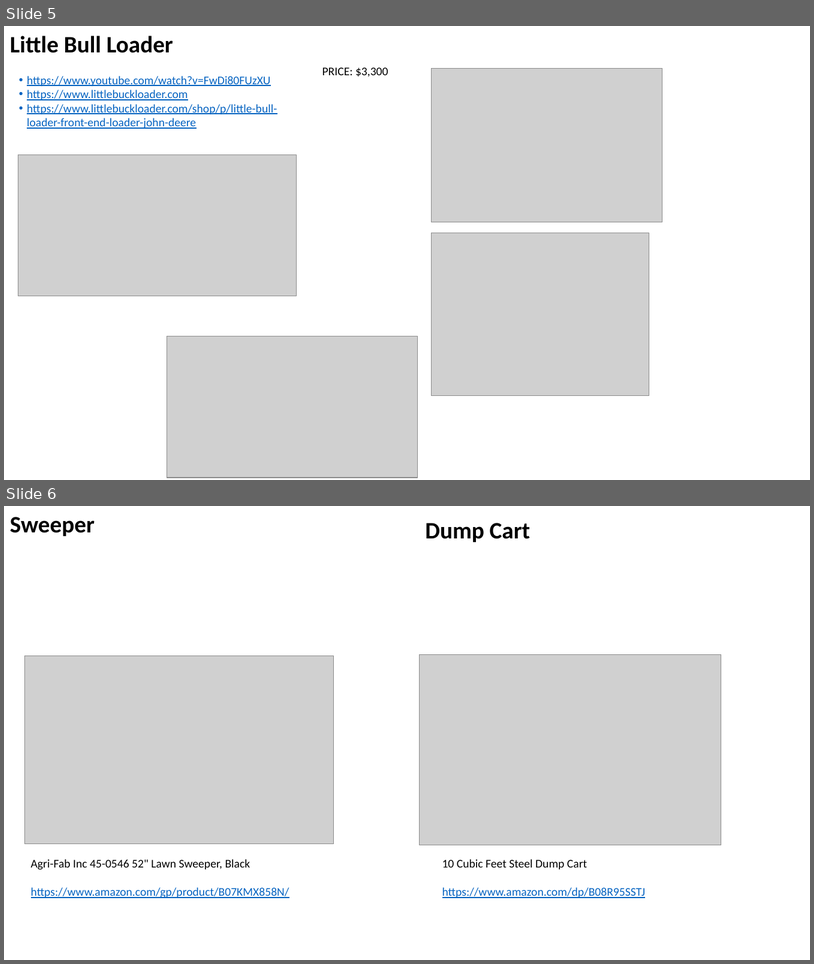
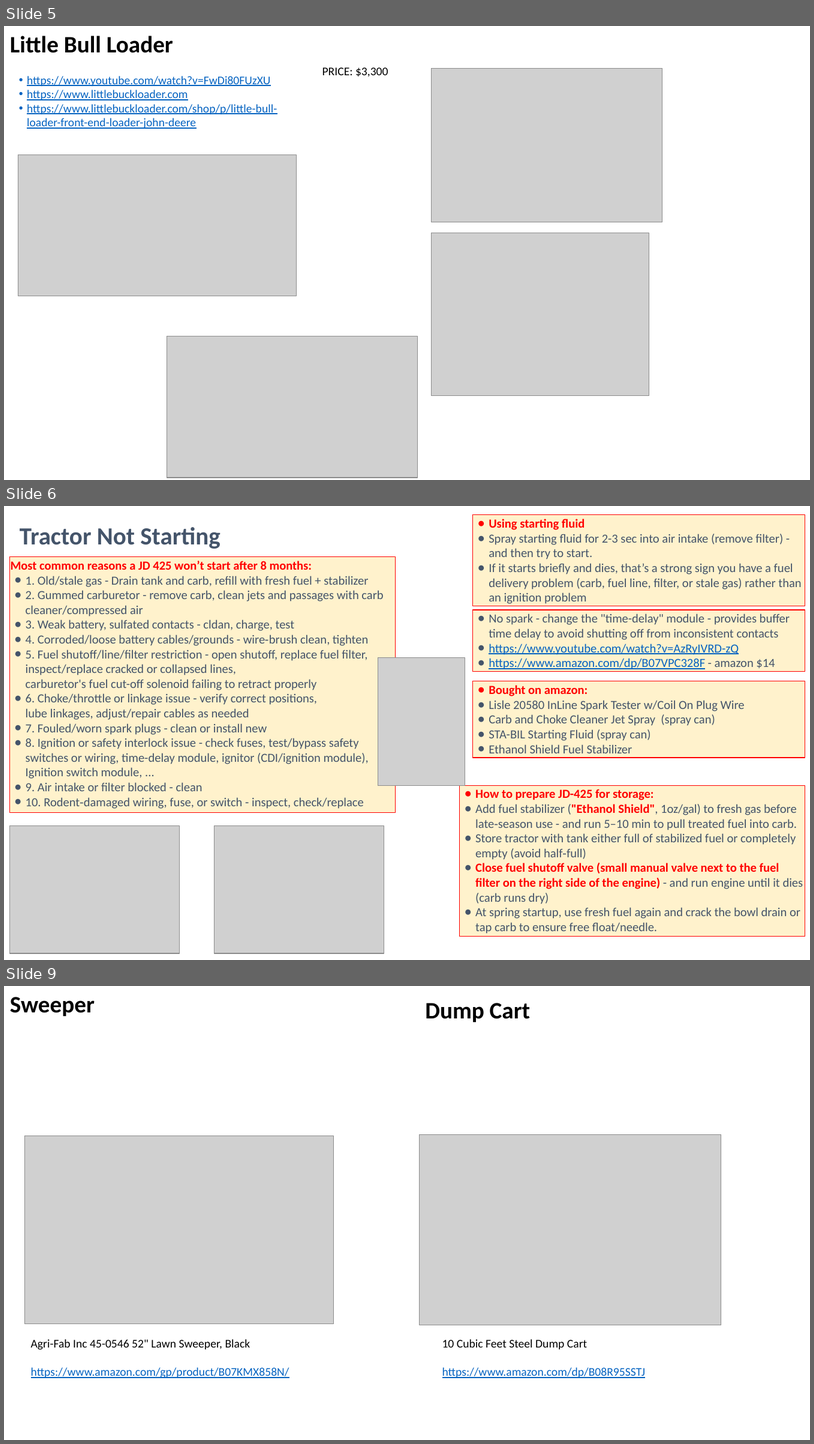
Before and after one commit to lselector/misc_farm, a slide deck: tractor_jd_425.pptx. Shown one above the other, each under a label of ours: slides 5 and 6 before the commit, slides 5, 6 and 9 after it; the slides between them are not shown. The pictures are 814x964 and 814x1444 pixels, drawn with LibreOffice and Linux fonts; fonts in the diff are those of the drawing; grey boxes stand for pictures. Boxes give left, top, right and bottom in pixels: in the first picture for what was removed or moved away, otherwise in the second. Text is boxed around its words. In the diff, an @@ line names an element or a change of style, - is before the commit and + after.

Commit message:
update

```diff
--- a/tractor_jd_425.pptx
+++ b/tractor_jd_425.pptx
@@ slide 6 added at [4, 506, 810, 960], background #FFFFFF @@
@@ rectangle added at [473, 515, 806, 606], fill #FFF2CC, outline #FF0000 0.75 pt, 14.7 pt, text #44546A @@
+● Using starting fluid
+● Spray starting fluid for 2-3 sec into air intake (remove filter) - and then try to start.
+● If it starts briefly and dies, that’s a strong sign you have a fuel delivery problem (carb, fuel line, filter, or stale gas) rather than an ignition problem
@@ text added at [20, 527, 220, 549], 29.3 pt, text #44546A, bold @@
+Tractor Not Starting
@@ rectangle added at [9, 557, 396, 812], fill #FFF2CC, outline #FF0000 0.75 pt, 14.7 pt, text #44546A @@
+Most common reasons a JD 425 won’t start after 8 months:
+● 1. Old/stale gas - Drain tank and carb, refill with fresh fuel + stabilizer
+● 2. Gummed carburetor - remove carb, clean jets and passages with carb cleaner/compressed air
+● 3. Weak battery, sulfated contacts - cldan, charge, test
+● 4. Corroded/loose battery cables/grounds - wire‑brush clean, tighten
+● 5. Fuel shutoff/line/filter restriction - open shutoff, replace fuel filter, inspect/replace cracked or collapsed lines,
+  carburetor's fuel cut-off solenoid failing to retract properly
+● 6. Choke/throttle or linkage issue - verify correct positions,
+  lube linkages, adjust/repair cables as needed
+● 7. Fouled/worn spark plugs - clean or install new
+● 8. Ignition or safety interlock issue - check fuses, test/bypass safety switches or wiring, time-delay module, ignitor (CDI/ignition module), Ignition switch module, ...
+● 9. Air intake or filter blocked - clean
+● 10. Rodent‑damaged wiring, fuse, or switch - inspect, check/replace
@@ rectangle added at [473, 610, 806, 671], fill #FFF2CC, outline #FF0000 0.75 pt, 14.7 pt, text #44546A @@
+● No spark - change the "time-delay" module - provides buffer time delay to avoid shutting off from inconsistent contacts
+● https://www.youtube.com/watch?v=AzRyIVRD-zQ
+● https://www.amazon.com/dp/B07VPC328F - amazon $14
@@ picture added at [378, 658, 465, 786] @@
@@ rectangle added at [473, 681, 806, 757], fill #FFF2CC, outline #FF0000 0.75 pt, 14.7 pt, text #44546A @@
+● Bought on amazon:
+● Lisle 20580 InLine Spark Tester w/Coil On Plug Wire
+● Carb and Choke Cleaner Jet Spray (spray can)
+● STA-BIL Starting Fluid (spray can)
+● Ethanol Shield Fuel Stabilizer
@@ rectangle added at [460, 785, 806, 936], fill #FFF2CC, outline #FF0000 0.75 pt, 14.7 pt, text #44546A @@
+● How to prepare JD-425 for storage:
+● Add fuel stabilizer ("Ethanol Shield", 1oz/gal) to fresh gas before late‑season use - and run 5–10 min to pull treated fuel into carb.
+● Store tractor with tank either full of stabilized fuel or completely empty (avoid half‑full)
+● Close fuel shutoff valve (small manual valve next to the fuel filter on the right side of the engine) - and run engine until it dies (carb runs dry)
+● At spring startup, use fresh fuel again and crack the bowl drain or tap carb to ensure free float/needle.
@@ picture added at [9, 825, 179, 953] @@
@@ picture added at [214, 825, 384, 953] @@
@@ what was slide 6 is now slide 9 @@
```
Also in this commit, not shown: 2 other slides added.
